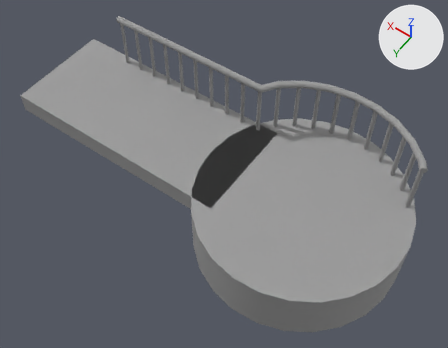
A saved change to the FBX model Assets/Art/Models/bridge rotate.fbx.
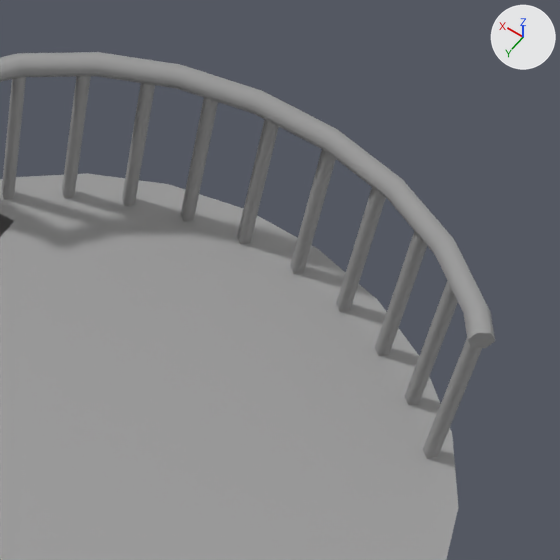
Old and new are each drawn whole from a 50 mm lens placed at (-0.176, 0.406, 0.642), pointed at (0.107, 0.01, 0.019) and again close up on the part from 61% to 100% of the width and 18% to 69% of the height. The lights are fixed; the arrows at upper right show +X, +Y and +Z. Where no turn or scale is listed for an object, it has been applied to the vertices.

Names of what the first close-up shows: 'Bridge'.
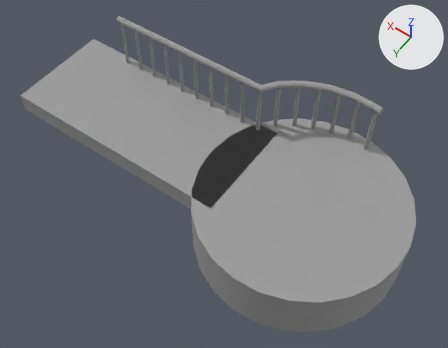
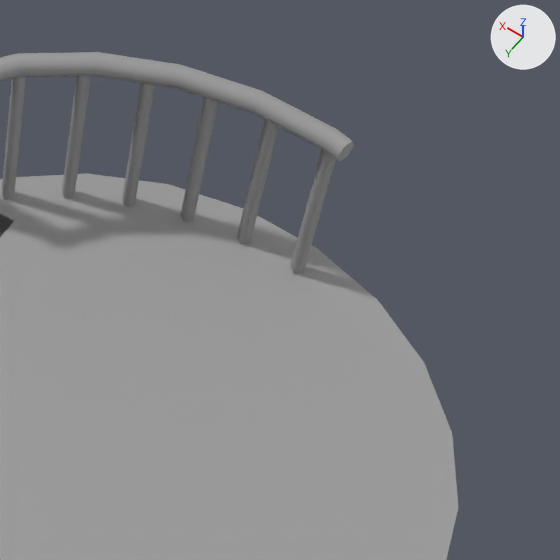
Where the change shows, as pixel boxes (x1, y1, x2, y2) in the close-ups (560 x 560 px):
'Bridge', reshaped
    before: (0, 52, 495, 560)
    after: (0, 52, 459, 560)
part 1 of me_mesh, deleted
    before: (423, 339, 482, 459)
part 2 of me_mesh, deleted
    before: (404, 280, 458, 405)
part 3 of me_mesh, deleted
    before: (375, 231, 427, 356)
part 4 of me_mesh, deleted
    before: (336, 188, 386, 312)
part 5 of me_mesh, cut back
    before: (326, 129, 495, 348)
    after: (325, 129, 354, 162)

The change, as a list of edits to the scene's bpy script:
```text
Change me_mesh:
    used by ob_bridge; location = (0.0, 0.0, 0.0)
    remove me_mesh.from_pydata(...)  # 284 vertices, 476 faces; spans x -0.133..0.404, y -0.133..0.133, z -0.038..0.115
    add me_mesh.from_pydata(...)  # 234 vertices, 392 faces; spans x -0.133..0.404, y -0.133..0.133, z -0.038..0.115
    me_mesh part 1: the loose piece of 8 vertices spanning x -0.109..-0.103, y -0.068..-0.062, z 0.038..0.111 is deleted
    me_mesh part 2: the loose piece of 8 vertices spanning x -0.093..-0.086, y -0.087..-0.081, z 0.038..0.111 is deleted
    me_mesh part 3: the loose piece of 8 vertices spanning x -0.073..-0.067, y -0.102..-0.096, z 0.038..0.111 is deleted
    me_mesh part 4: the loose piece of 8 vertices spanning x -0.051..-0.045, y -0.113..-0.107, z 0.038..0.111 is deleted
    me_mesh part 5
    22 vertices are removed from x -0.112..-0.053, y -0.112..-0.059, z 0.107..0.115
    50 faces are deleted
    2 vertices move from x -0.053..-0.052, y -0.106..-0.104, z 0.111..0.115 to x -0.03, y -0.112, z 0.107..0.115
    4 vertices are added at (-0.031, -0.119, 0.111), (-0.031, -0.117, 0.115), (-0.031, -0.117, 0.107), (-0.029, -0.11, 0.111)
    14 new faces join them
```
